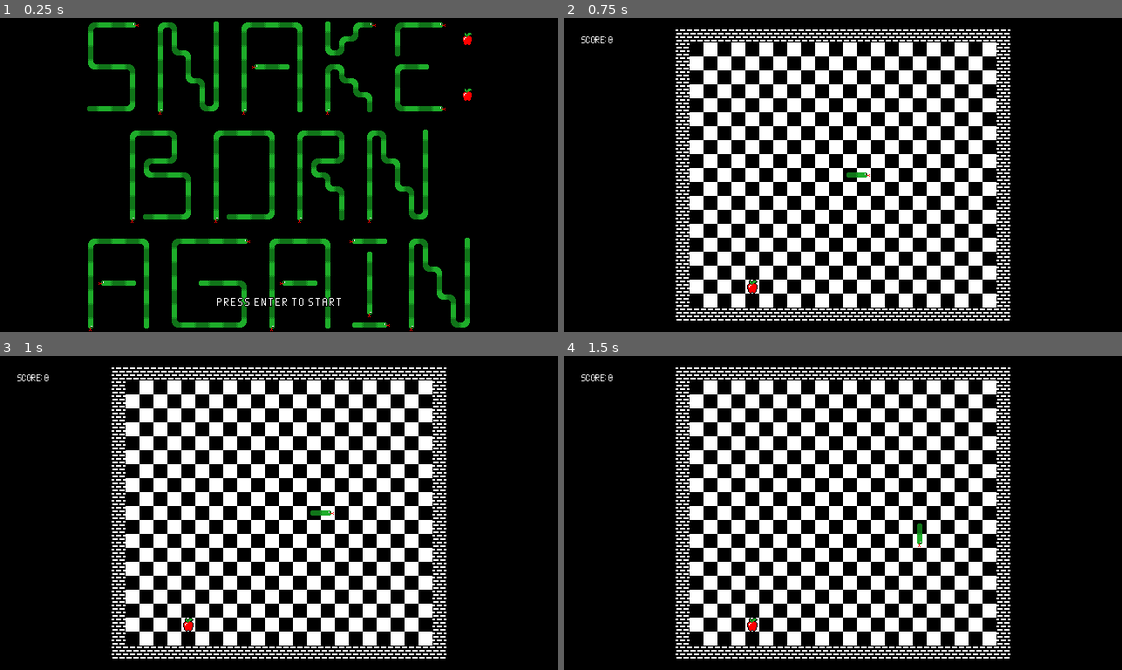
Above: before the commit, frames 1-4 (two rows, left to right).
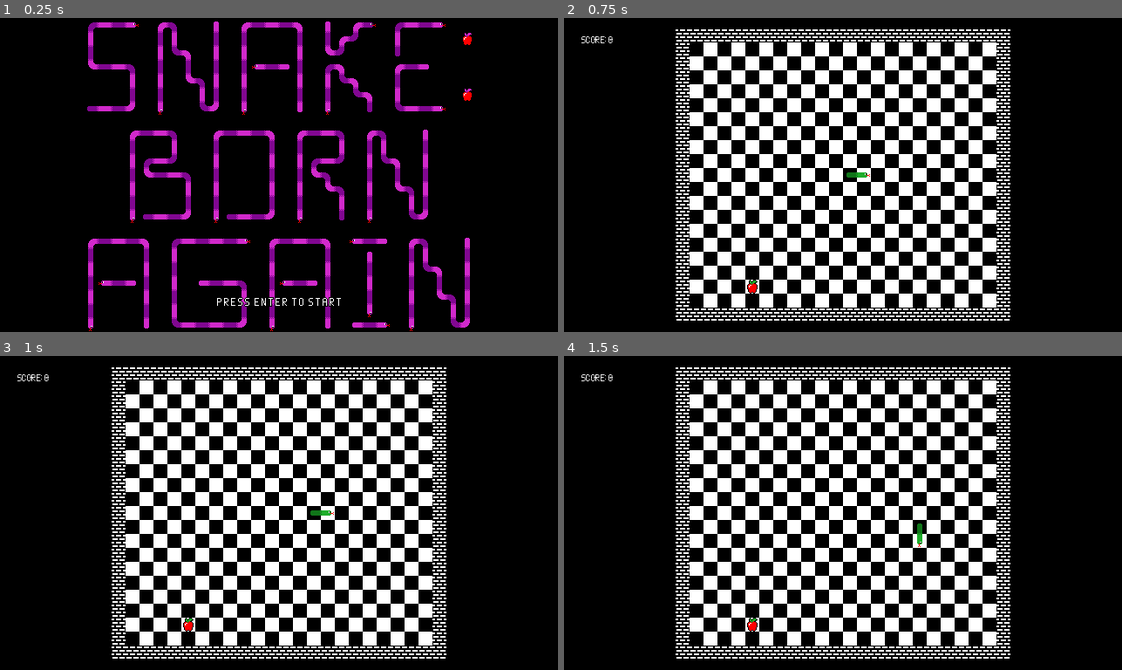
Above: after the commit, the same moments.

Repository: CattacoCattaco/Snake-Reborn
Game: Godot game, scene res://start_menu/start_menu.tscn
Two runs of this game, one before a commit and one after it. Both use one fixed random seed, a clock stepped at 60 frames per second and the inputs below.
Inputs (mouse positions are in pixels of both pictures, inside the frame that each line leads up to):
- Up to frame 1 (0.25 s): no input
- Up to frame 2 (0.75 s): tap Enter (start) at 0.5 s; hold Right (move_right) from 0.53 s (still down); hold Enter (start) from 0.53 s (still down); click (843, 175) at 0.67 s
- Up to frame 3 (1 s): keep holding Right (move_right); keep holding Enter (start)
- Up to frame 4 (1.5 s): move the mouse to (731, 528) at 1.27 s; release Right (move_right) at 1.28 s; release Enter (start) at 1.28 s; hold Down (move_down) from 1.28 s (still down); tap Alt at 1.35 s

The runs differ from the first frame. In frame 1, 11% of the frame differs, in the area x 15-85%, y 1-99%; in frame 2, nothing differs; in frame 3, nothing differs; in frame 4, nothing differs.

Commit message:
Add Phantom Level
Added phantom level where you're periodically blinded

Diff:
--- a/main.tscn
+++ b/main.tscn
@@ -33,7 +33,18 @@
 text = "Score: 1,000,000"
 label_settings = SubResource("LabelSettings_7mycd")
 
-[node name="SnakeTileMap" type="Node2D" parent="." unique_id=451807890 node_paths=PackedStringArray("bg", "score_label")]
+[node name="PhantomCover" type="ColorRect" parent="UI" unique_id=1977779541]
+visible = false
+z_index = 1
+layout_mode = 1
+anchors_preset = 15
+anchor_right = 1.0
+anchor_bottom = 1.0
+grow_horizontal = 2
+grow_vertical = 2
+
+[node name="SnakeTileMap" type="Node2D" parent="." unique_id=451807890 node_paths=PackedStringArray("bg", "score_label", "phantom_cover")]
 script = ExtResource("1_ig7tw")
 bg = NodePath("../UI/BG")
 score_label = NodePath("../UI/ScoreLabel")
+phantom_cover = NodePath("../UI/PhantomCover")
--- a/tile_map/snake_tile_map.gd
+++ b/tile_map/snake_tile_map.gd
@@ -5,13 +5,16 @@
 	NORMAL,
 	GHOST,
 	CONFUSED,
+	PHANTOM,
 	LEVEL_COUNT,
 }
 
 const MOVE_TIME_SECONDS: float = 0.125
+const PHANTOM_DURATION: int = 5
 
 @export var bg: ColorRect
 @export var score_label: Label
+@export var phantom_cover: ColorRect
 
 @export var board_size := Vector2i(24, 21)
 
@@ -19,6 +22,7 @@
 
 var move_timer: Timer
 var current_move_dir: Vector2i
+var phantom_countdown: int = PHANTOM_DURATION
 
 var snake: Array[Vector2i]
 
@@ -38,6 +42,8 @@
 			return preload("res://tile_map/tile/color_palettes/snake_colors_ghost.png")
 		Level.CONFUSED:
 			return preload("res://tile_map/tile/color_palettes/snake_colors_confused_light.png")
+		Level.PHANTOM:
+			return preload("res://tile_map/tile/color_palettes/snake_colors_phantom_light.png")
 
 	return preload("res://tile_map/tile/color_palettes/snake_colors_light.png")
 
@@ -50,6 +56,8 @@
 			return preload("res://tile_map/tile/color_palettes/snake_colors_ghost.png")
 		Level.CONFUSED:
 			return preload("res://tile_map/tile/color_palettes/snake_colors_confused_dark.png")
+		Level.PHANTOM:
+			return preload("res://tile_map/tile/color_palettes/snake_colors_phantom_dark.png")
 
 	return preload("res://tile_map/tile/color_palettes/snake_colors_dark.png")
 
@@ -139,10 +147,25 @@
 		draw_segment(1, false)
 	draw_tail(len(snake) % 2 == 1)
 
+	if level == Level.PHANTOM:
+		phantom_countdown -= 1
+		if phantom_countdown == 0:
+			phantom_countdown = PHANTOM_DURATION
+
+			if phantom_cover.visible:
+				phantom_cover.hide()
+			else:
+				phantom_cover.show()
+
 	reset_move_timer()
 
 
 func die() -> void:
+	if level == Level.PHANTOM:
+		phantom_countdown = PHANTOM_DURATION
+
+		phantom_cover.hide()
+
 	match level:
 		Level.LEVEL_COUNT - 1:
 			level = Level.NORMAL
Binary file added: tile_map/tile/color_palettes/snake_colors_phantom_dark.png
Not shown, added: tile_map/tile/color_palettes/snake_colors_phantom_dark.png.import
Binary file added: tile_map/tile/color_palettes/snake_colors_phantom_light.png
Not shown, added: tile_map/tile/color_palettes/snake_colors_phantom_light.png.import
